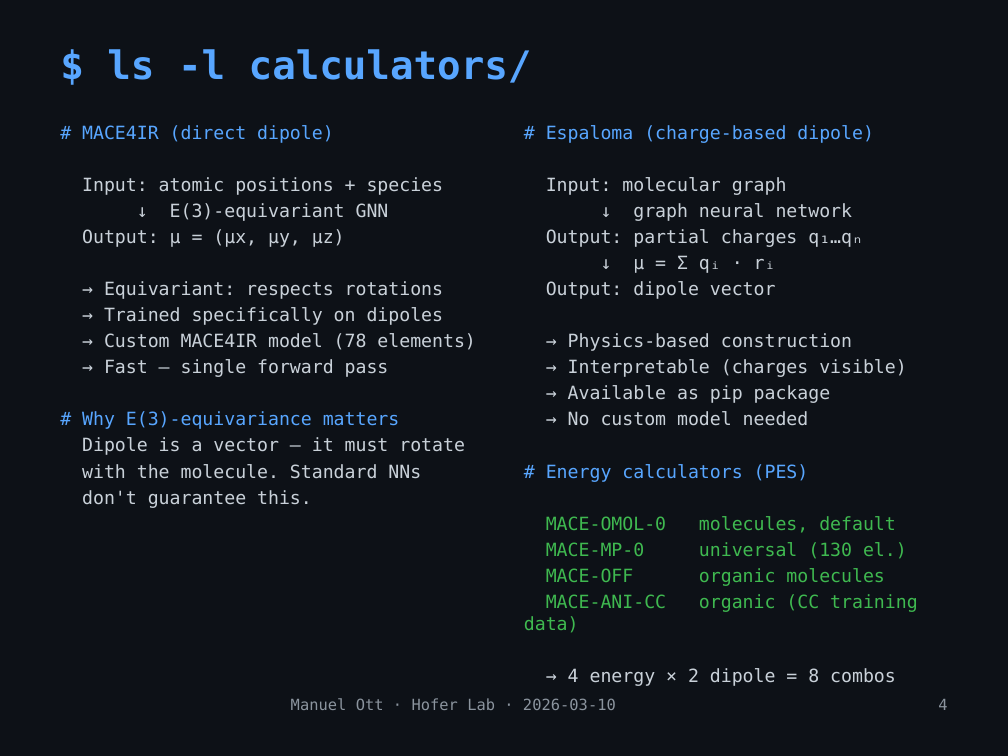
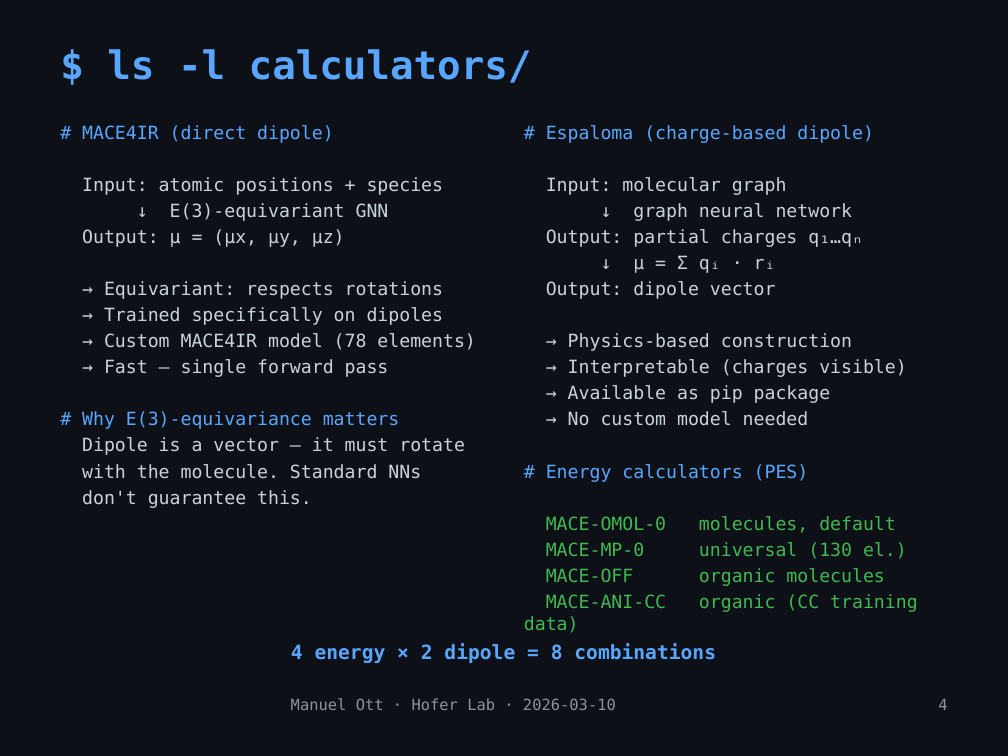
Before and after one commit to mott91/mace_gaussian_interface, a slide deck: slide 5 of presentation/presentation_v2.pptx. Drawn at 1008x756 pixels with LibreOffice and Linux fonts; fonts in the diff are those of the drawing. Boxes give left, top, right and bottom in pixels: in the first picture for what was removed or moved away, otherwise in the second. Text is boxed around its words. In the diff, an @@ line names an element or a change of style, - is before the commit and + after.

```diff
--- a/presentation/presentation_v2.pptx
+++ b/presentation/presentation_v2.pptx
@@ text added at box(291, 643, 716, 663), 14 pt, text #58A6FF, bold @@
+4 energy × 2 dipole = 8 combinations
@@ text at box(568, 668, 896, 686): paragraph removed @@
-→ 4 energy × 2 dipole = 8 combos
```
Also in this commit, not shown: 8 other slides changed, 1 other file.
